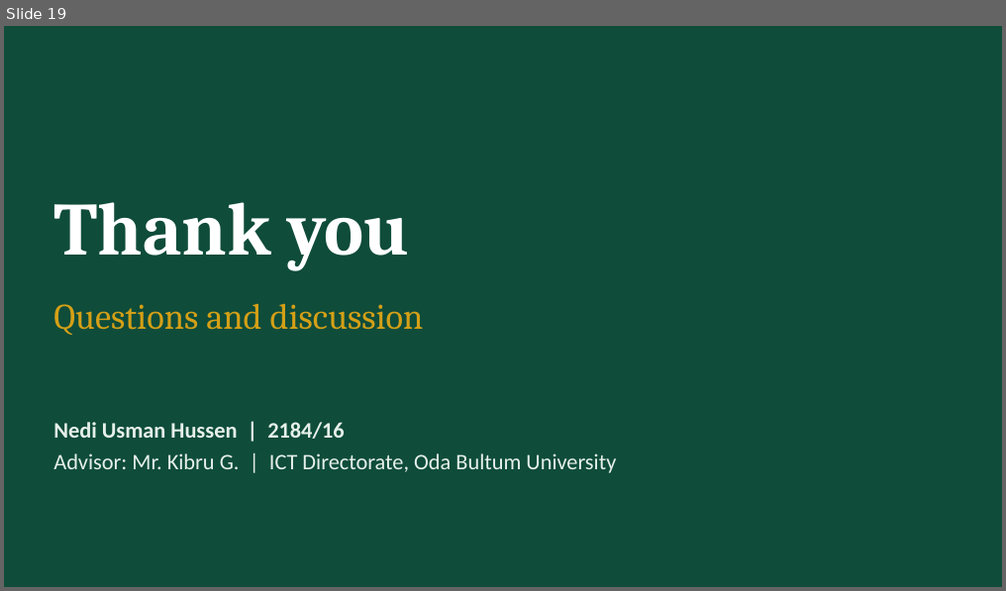
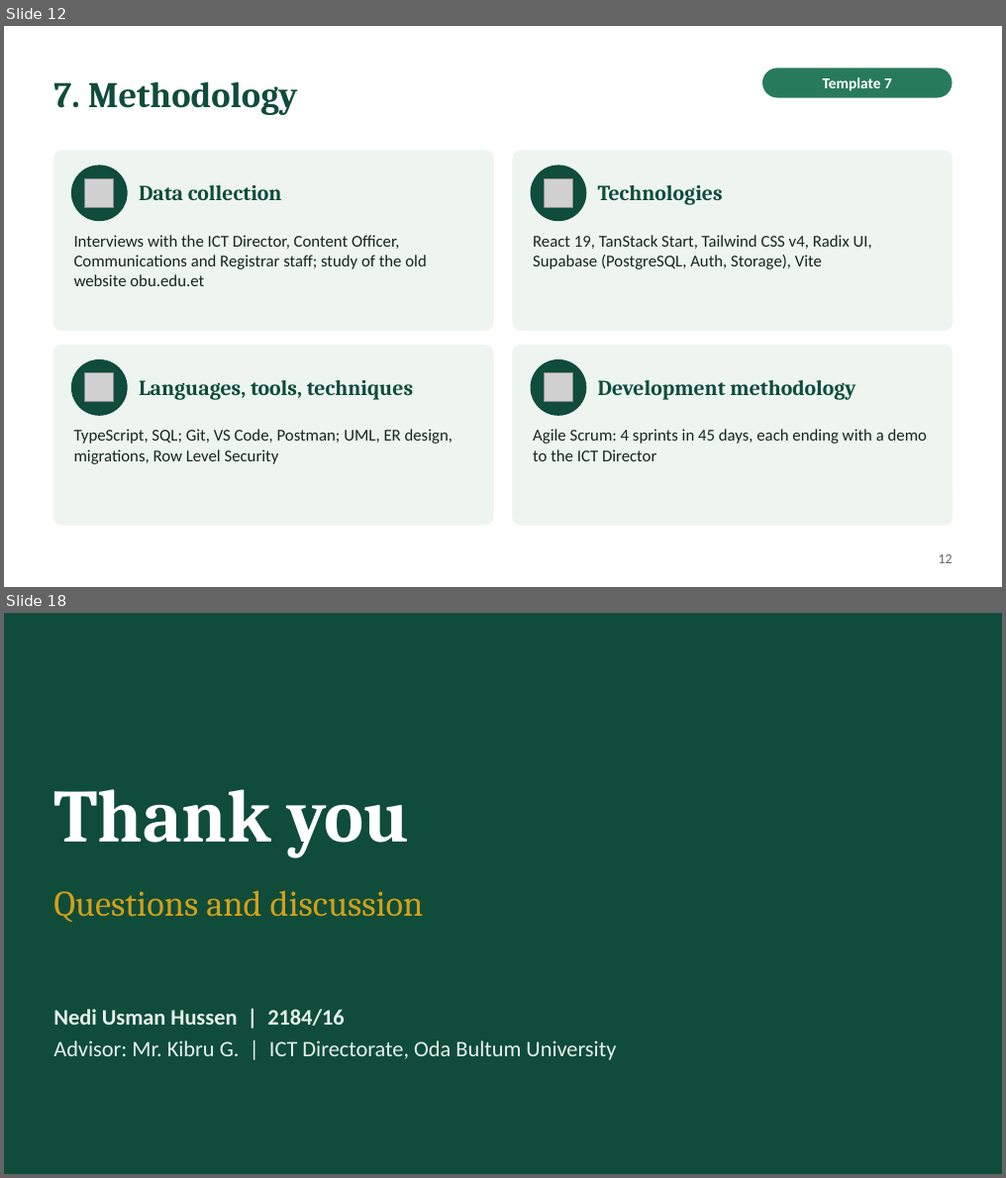
Before and after one commit to Nediusman/OBU-Intern, a slide deck: document/OBU-CMS_Presentation.pptx. Shown one above the other, each under a label of ours: slide 19 before the commit, slides 12 and 18 after it; the slides between them are not shown. The pictures are 1006x591 and 1006x1178 pixels, drawn with LibreOffice and Linux fonts; fonts in the diff are those of the drawing; grey boxes stand for pictures. Boxes give left, top, right and bottom in pixels: in the first picture for what was removed or moved away, otherwise in the second. Text is boxed around its words. In the diff, an @@ line names an element or a change of style, - is before the commit and + after.

```diff
--- a/document/OBU-CMS_Presentation.pptx
+++ b/document/OBU-CMS_Presentation.pptx
@@ slide 12 added at [4, 26, 1002, 587], background #FFFFFF @@
@@ title added at [54, 81, 298, 115], 26 pt, text #0F4C3A, bold @@
+7. Methodology
@@ rounded rectangle added at [762, 68, 952, 98], fill #287A5D, 11 pt, text #FFFFFF, bold @@
+Template 7
@@ rounded rectangle added at [54, 151, 493, 330], fill #EEF5F1, outline #EEF5F1 1 pt @@
@@ ellipse added at [72, 166, 127, 221], fill #0F4C3A, outline #0F4C3A 1 pt @@
@@ rounded rectangle added at [513, 151, 952, 330], fill #EEF5F1, outline #EEF5F1 1 pt @@
@@ ellipse added at [531, 166, 586, 221], fill #0F4C3A, outline #0F4C3A 1 pt @@
@@ picture added at [85, 178, 114, 207] @@
@@ text added at [139, 185, 282, 200], 15.5 pt, text #0F4C3A, bold @@
+Data collection
@@ picture added at [544, 178, 573, 207] @@
@@ text added at [598, 185, 723, 205], 15.5 pt, text #0F4C3A, bold @@
+Technologies
@@ text added at [74, 235, 427, 286], 12 pt, text #17251F @@
+Interviews with the ICT Director, Content Officer, Communications and Registrar staff; study of the old website obu.edu.et
@@ text added at [533, 235, 872, 270], 12 pt, text #17251F @@
+React 19, TanStack Start, Tailwind CSS v4, Radix UI, Supabase (PostgreSQL, Auth, Storage), Vite
@@ rounded rectangle added at [54, 346, 493, 525], fill #EEF5F1, outline #EEF5F1 1 pt @@
@@ rounded rectangle added at [513, 346, 952, 525], fill #EEF5F1, outline #EEF5F1 1 pt @@
@@ ellipse added at [72, 361, 127, 415], fill #0F4C3A, outline #0F4C3A 1 pt @@
@@ picture added at [85, 373, 114, 402] @@
@@ text added at [139, 380, 413, 400], 15.5 pt, text #0F4C3A, bold @@
+Languages, tools, techniques
@@ ellipse added at [531, 361, 586, 415], fill #0F4C3A, outline #0F4C3A 1 pt @@
@@ picture added at [544, 373, 573, 402] @@
@@ text added at [598, 380, 855, 400], 15.5 pt, text #0F4C3A, bold @@
+Development methodology
@@ text added at [74, 429, 452, 465], 12 pt, text #17251F @@
+TypeScript, SQL; Git, VS Code, Postman; UML, ER design, migrations, Row Level Security
@@ text added at [533, 429, 927, 462], 12 pt, text #17251F @@
+Agile Scrum: 4 sprints in 45 days, each ending with a demo to the ICT Director
@@ page number added at [939, 555, 952, 564], 10 pt, text #5B6B64 @@
+12
@@ what was slide 19 is now slide 18 @@
```
Also in this commit, not shown: 5 slides changed, 11 other slides added, 13 slides removed, 25 other files.
